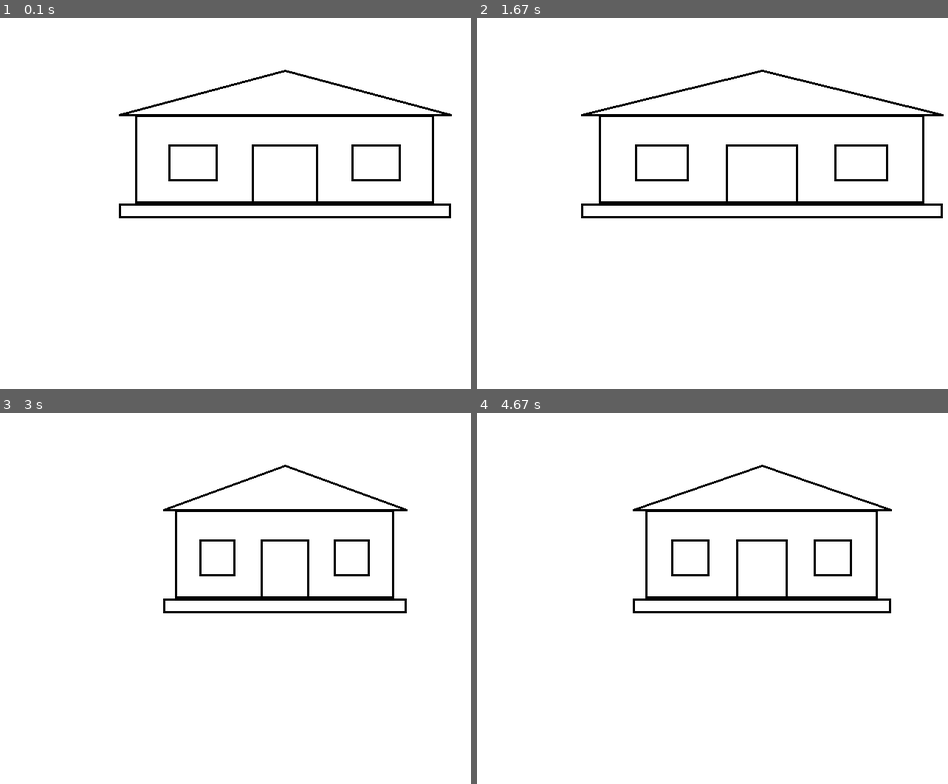
Above: before the commit, frames 1-4 (two rows, left to right).
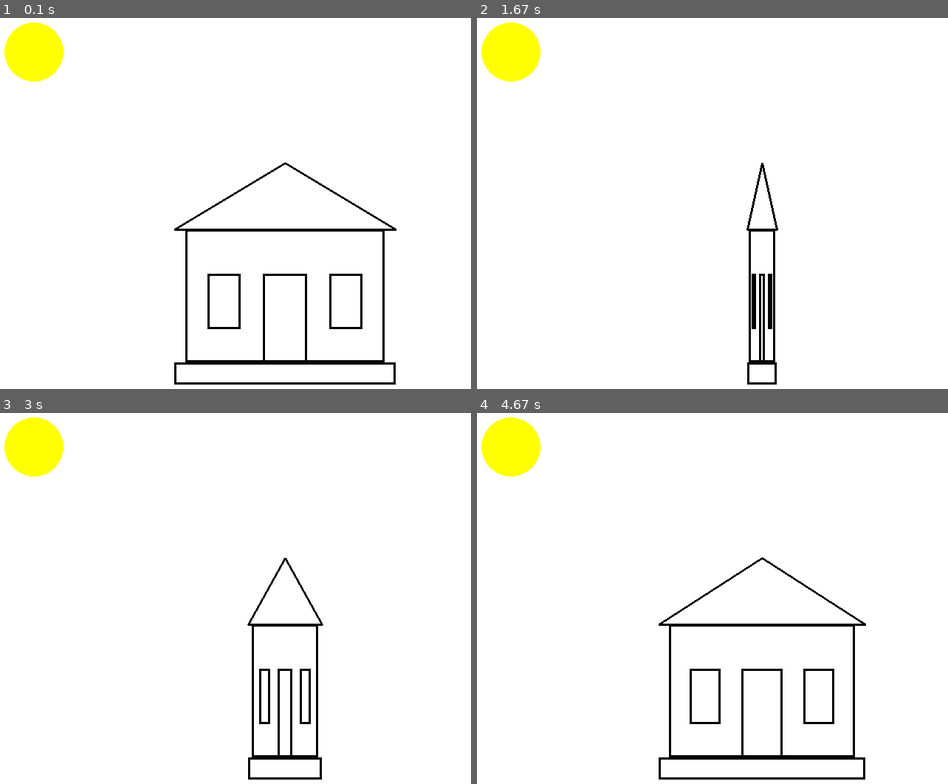
Above: after the commit, the same moments.

Repository: Dmitry1101985/Python
Game: pygame game, started from 5_structure_programming.py
Two runs of this game, one before a commit and one after it. Both use one fixed random seed, a clock stepped at 60 frames per second and the inputs below.
Inputs:
- Up to frame 1 (0.1 s): no input
- Up to frame 2 (1.67 s): no input
- Up to frame 3 (3 s): no input
- Up to frame 4 (4.67 s): no input

The runs differ from the first frame. In frame 1, 7.1% of the frame differs, in the area x 0-96%, y 1-99%; in frame 2, 6.0%; in frame 3, 5.4%; in frame 4, 6.4%.

Commit message:
add house spin function

Diff:
--- a/5_structure_programming.py
+++ b/5_structure_programming.py
@@ -9,11 +9,9 @@
 
 done = False
 clock = pygame.time.Clock()
-changes = 500
+start_pos_changes = 350
+changes = start_pos_changes
 flag = True
-
-
-# help(pygame.time.Clock())
 
 def draw_basis(x: float, y: float, width: int, height: int) -> None:
     """Drawing basis for house
@@ -29,7 +27,6 @@
 
     #drawing basis - rectangle
     pygame.draw.rect(screen, "black", [x, y, width, basics_height], 3)
-
 
 
 def draw_walls(x: float, y: float, width: int, height: int) -> None:
@@ -48,7 +45,6 @@
     walls_x = x + (width - walls_width) / 2 #calculate x position to paste walls
     #drawing walls - rectangle
     pygame.draw.rect(screen, "black", [walls_x, walls_y, walls_width, walls_height], 3)
-
 
 
 def draw_roof(x: float, y: float, width: int, height: int) -> None:
@@ -74,8 +70,6 @@
         [[central_poin_x, central_poin_y], [left_point_x, left_point_y], [right_point_x, right_point_y]],
         3,
         )
-
-
 
 
 def draw_window(x: float, y: float, width: int, height: int) -> None:
@@ -118,7 +112,6 @@
     pygame.draw.rect(screen, "black", [door_x, door_y, door_width, door_height], 3)
 
 
-
 def draw_house(x=250, y=300, height=200, width=300) -> None:
     """Function drawing house with main point with coordinates (x,y)
 
@@ -138,6 +131,50 @@
     draw_door(x, y, width, height)
 
 
+def spin_house(x=250, y=300, height=200, changes=350, start_pos_changes=350, flag=True) -> tuple:
+    """Spinning house. Uses draw_house function
+    and global variables changes and start_pos_changes.
+    House spinning by opyical illusion (changing house width)
+
+    Args:
+        x (int, optional): x coordinate to paste house. Defaults to 250.
+        y (int, optional): y coordinate to paste house. Defaults to 300.
+        height (int, optional): house height. Defaults to 200.
+        changes (int, optional): current value of house width. Defaults to 350.
+        start_pos_changes (int, optional): start value of house width. Defaults to 350.
+        flag (bool, optional): need to reduce house width or to increase. Defaults to True.
+
+    Returns:
+        tuple: changes and flag
+    """
+
+    if flag :  # if need to reduse width
+        if changes > 10: # and if its not last value
+            changes -= 10 #reducing house width
+    else: # else if need to increase
+        if changes < start_pos_changes: # and widht value isnt over
+            changes += 10 #increasing house width
+
+    #changing flag
+    if changes == start_pos_changes and not flag:
+        flag = not flag
+    elif changes == 10 and flag:
+         flag = not flag
+
+    draw_house(x, y, height, changes)
+
+    return changes, flag
+
+
+def draw_sun(x=60, y=100, radius=40) -> None:
+    """Drawing yellow sun
+
+    Args:
+        x (int, optional): central x coordinate of circle (sun). Defaults to 60.
+        y (int, optional): central y coordinate of circle (sun). Defaults to 100.
+        radius (int, optional): radius of circle (sun). Defaults to 40.
+    """
+    pygame.draw.circle(screen, "yellow", [x, y], radius)
 
 
 while not done:
@@ -152,23 +189,9 @@
             done = True
 
     # place code here
-    if flag :
-        if changes > 10:
-            changes -= 10
-    else:
-        if changes < 500:
-            changes += 10
-
-    if changes == 500 and not flag:
-        flag = not flag
-    elif changes == 10 and flag:
-         flag = not flag
-
     screen.fill("white")
-    draw_house(400, 325, 200, changes)
-
-
-
+    changes, flag = spin_house(400, 550, 300, changes, start_pos_changes, flag)
+    draw_sun()
 
     pygame.display.flip()
 pygame.quit()
